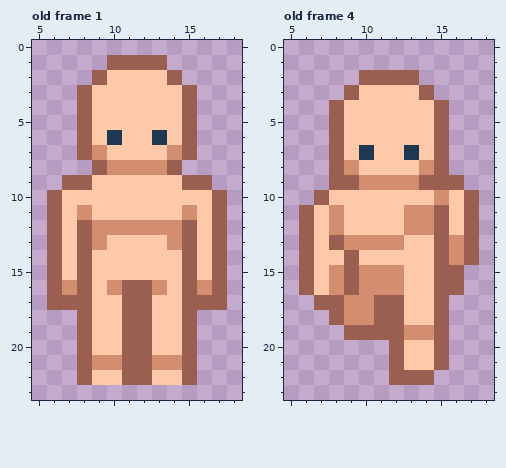
Pixel-art file -- Assets/Aseprite/main-character.aseprite. The picture above is the old version.
24x24 pixels, 4 frames. Shown: old frame 1: x 5..18, y 0..23; old frame 4: x 5..18, y 0..23. The commit also changed other frames, which this record leaves out.
After the commit:
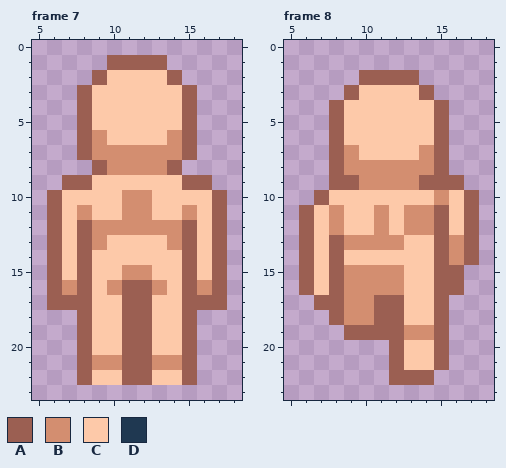
Palette (. is transparent): A #9b5f52  B #d38e70  C #fdc9a9  D #1f3851
A new or re-ordered frame is compared with the old frame closest to it.
Edits made:
frames 4 -> 16
Changed rows in their new state; - is an unchanged pixel.
Frame 7 is new; against old frame 1:
first column x 9:
 6 BC--CB
 7 -BBBB-
10 --BB--
11 --BB--
first column x 11:
15 BB
Frame 8 is new; against old frame 4:
first column x 8:
 7 -BC--CB
 8 --BBBB-
11 ---B---
12 ---B---
14 AC-----
15 AB-----
16 AB-----
